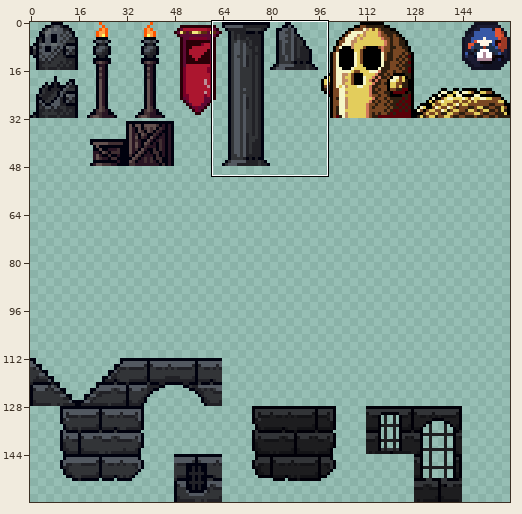
Sprite sheet, stored at Assets/Sprites/Tiles/MedivalTilemap.png. Above, an overview of the earlier version with the close-up marked.
Close-up. The starting point:
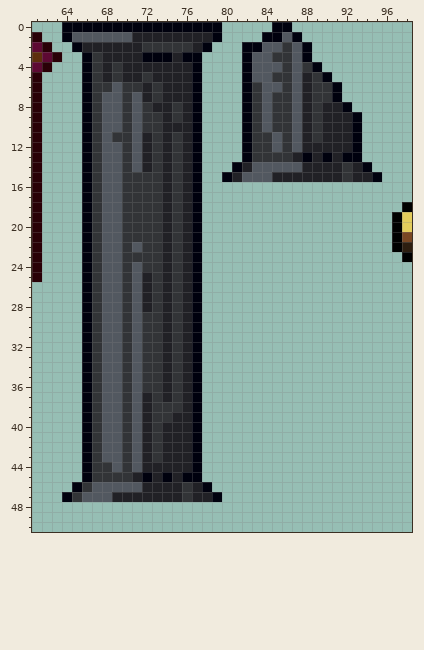
The file is 160x160 pixels. Pixels under 10% opacity are left out. Colours within 5 levels of each other are drawn and written as one. Shown: x 61..98, y 0..50.
New version:
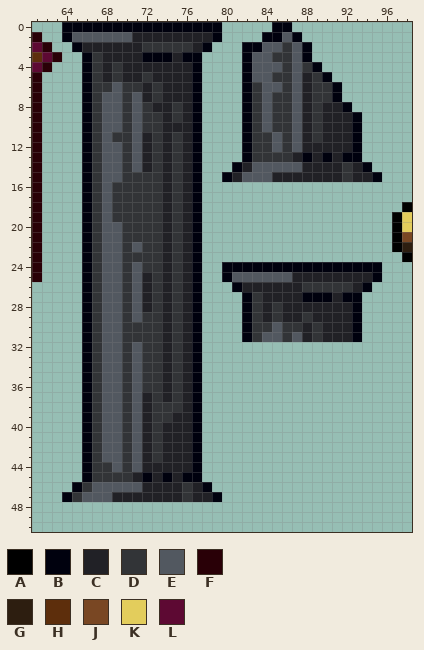
Palette (. is transparent): A #000000  B #00010e  C #212126  D #323437  E #525860  F #290007  G #2d1e10  H #5d2e0c  J #794723  K #e3cd5c  L #5d0933
Difference:
The author put colour B in row 24 at x 80 to 95; in row 25 at x 80 and 95; in row 26 at x 81 and 94; in row 27 at x 82, 88 to 90 and 92 to 93; in rows 28 to 31 at x 82 and 93.
The author put colour C in row 25 at x 87 to 94; in row 26 at x 82 to 87 and 93; in row 27 at x 84 to 87 and 91; in row 28 at x 84 and 86 to 92; in row 29 at x 84, 86 to 87 and 89 to 92; in rows 30 to 31 at x 88 and 90 to 92.
The author put colour D in row 26 at x 88 to 92; in row 27 at x 83; in row 28 at x 83 and 85; in row 29 at x 83, 85 and 88; in row 30 at x 83 to 84, 86 to 87 and 89; in row 31 at x 83, 86 and 89.
Colour E becomes colour D in rows 16 to 19 at x 69; in rows 30 to 31 at x 71.
The author put colour E in row 25 at x 81 to 86; in row 30 at x 85; in row 31 at x 84 to 85 and 87.
Boxes around the changes in both close-ups, in picture pixels (x1, y1, x2, y2):
changed: (112, 182, 122, 222)
added: (222, 262, 382, 342)
changed: (132, 322, 142, 342)
